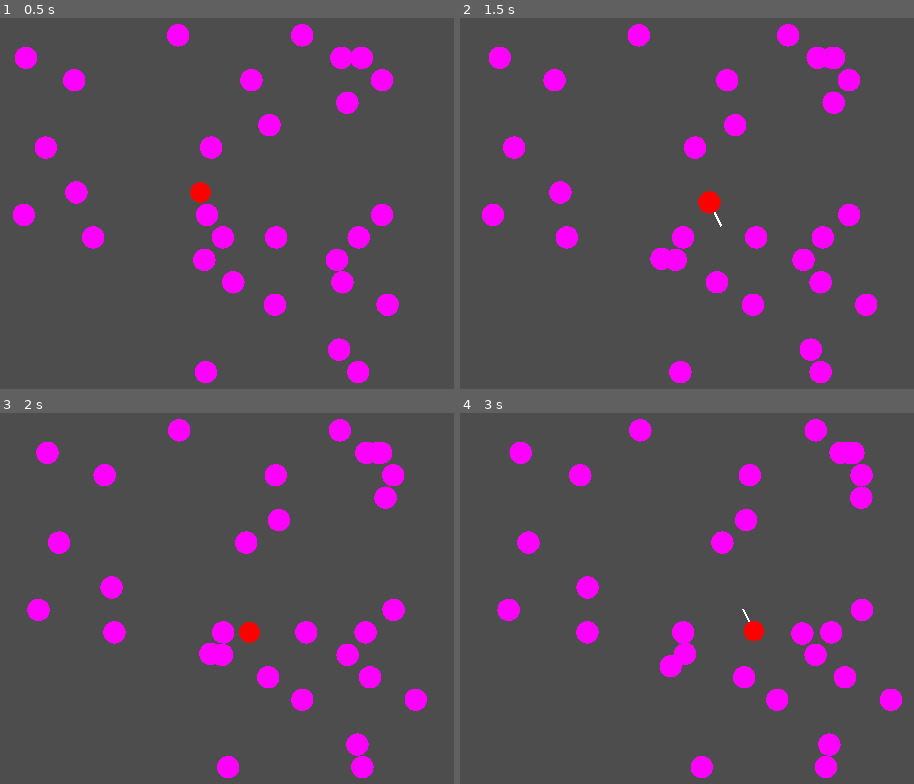
Above: before the commit, frames 1-4 (two rows, left to right).
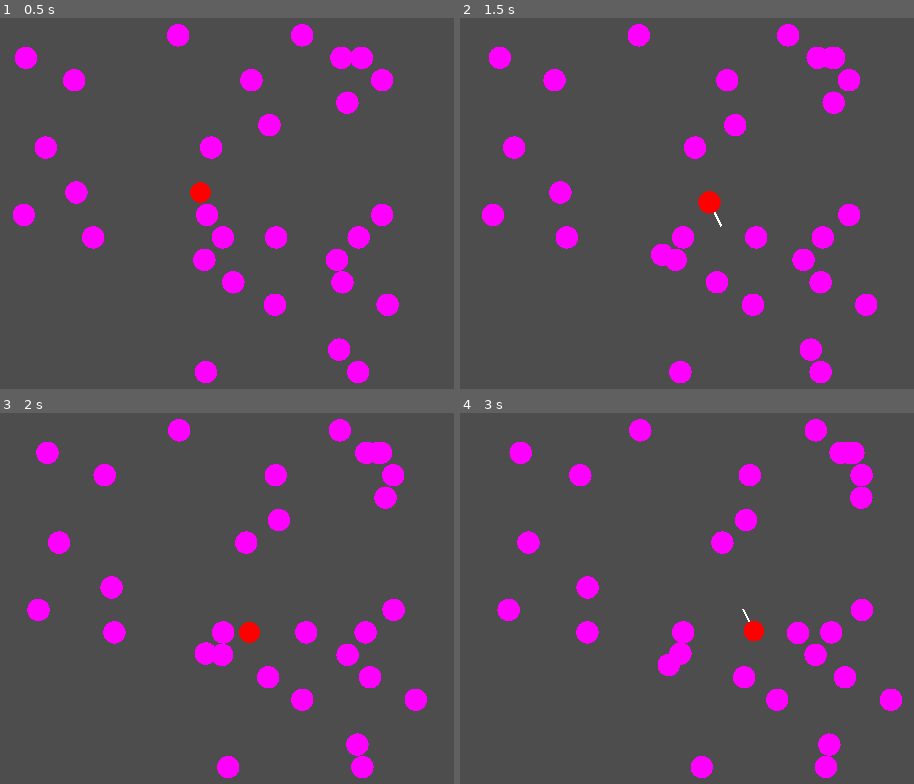
Above: after the commit, the same moments.

Repository: ralabate/cylinder-sorcerer
Game: Godot game, scene res://main.tscn
Same seed, same stepped clock (60 frames per second), same inputs: the game is played once before the commit and once after it.
Inputs:
- Up to frame 1 (0.5 s): no input
- Up to frame 2 (1.5 s): hold D 0.53-1.28 s; hold J 0.53-1.28 s; hold S from 1.28 s (still down); tap J at 1.35 s
- Up to frame 3 (2 s): keep holding S
- Up to frame 4 (3 s): release S at 2.03 s; hold D 2.03-2.78 s; hold J 2.03-2.78 s; hold W from 2.78 s (still down); tap J at 2.85 s

Frame 1 is identical in both runs. In frame 2, less than 0.1% of the frame differs, in the area x 41-47%, y 60-68%; in frame 3, less than 0.1%; in frame 4, 0.3%, in the area x 43-78%, y 56-72%.

Commit message:
variable death animation, truncate when hp=0

Diff:
--- a/cylinder-sorcerer/main.gd
+++ b/cylinder-sorcerer/main.gd
@@ -15,7 +15,7 @@
 const BADDIE_COUNT = 30
 const BADDIE_SPEED = 0.02
 const BADDIE_RADIUS = 0.5
-const BADDIE_HURT_FRAMES = 6
+const BADDIE_HURT_FRAMES = 12
 const BADDIE_HP = 3
 
 const WRAP_X = 8
@@ -175,10 +175,6 @@
 
 	for i in BADDIE_COUNT:
 		var b = baddie_list[i]
-
-		if b.hp == 0:
-			continue
-
 		b.hurt_frame += 1
 
 		if b.hurt_frame > BADDIE_HURT_FRAMES && is_overlapping(b.pos, b.radius, sword_debug.global_transform.origin, PLAYER_SWORD_DEBUG_SPHERE_SIZE) && sword_frame < PLAYER_SWORD_FRAMES:
@@ -187,46 +183,44 @@
 			b.knockback_dir.x = b.pos.x - player.pos.x
 			b.knockback_dir.z = b.pos.z - player.pos.z
 			b.knockback_dir - b.knockback_dir.normalized()
-
-		match b.hurt_frame:
-			1:
-				b.mesh_instance.get_active_material(0).albedo_color = Color.WHITE
-				b.mesh_instance.scale = Vector3(1.5, 1.5, 1.5)
-				b.pos += b.knockback_dir * 0.25
-			2:
-				b.mesh_instance.get_active_material(0).albedo_color = Color.BLACK
-				b.mesh_instance.scale = Vector3(1.3, 1.3, 1.3)
-				b.pos += b.knockback_dir * 0.22
-			3:
-				b.mesh_instance.get_active_material(0).albedo_color = Color.BLACK
-				b.mesh_instance.scale = Vector3(1.2, 1.2, 1.2)
-				b.pos += b.knockback_dir * 0.20
-			4:
-				b.mesh_instance.get_active_material(0).albedo_color = Color.WHITE
-				b.mesh_instance.scale = Vector3(1.1, 1.1, 1.1)
-				b.pos += b.knockback_dir * 0.10
-			5:
-				b.mesh_instance.get_active_material(0).albedo_color = Color.WHITE
-				b.mesh_instance.scale = Vector3(1.1, 1.1, 1.1)
-				b.pos += b.knockback_dir * 0.05
-			_ when b.hurt_frame < BADDIE_HURT_FRAMES:
-				b.mesh_instance.get_active_material(0).albedo_color = Color.WHITE
-				b.mesh_instance.scale = Vector3(1, 1, 1)
-			_ when b.hurt_frame == BADDIE_HURT_FRAMES:
-				b.mesh_instance.get_active_material(0).albedo_color = Color.MAGENTA
-				b.mesh_instance.scale = Vector3(1, 1, 1)
-				b.hp -= 1
-				if b.hp == 0:
-					b.mesh_instance.hide()
-					sword_frame = PLAYER_SWORD_FRAMES
-
-		# DEBUG
-		# DEBUG
-		# DEBUG
-		b.mesh_instance.get_active_material(0).albedo_color = Color.MAGENTA
-		# DEBUG
-		# DEBUG
-		# DEBUG
+			b.hp -= 1
+
+		if b.hurt_frame <= BADDIE_HURT_FRAMES:
+
+			match b.hurt_frame:
+				1:
+					b.mesh_instance.get_active_material(0).albedo_color = Color.MAGENTA
+					b.mesh_instance.scale = Vector3(0.7, 0.7, 0.7)
+					b.pos += b.knockback_dir * -0.20
+					b.pos.x += randf_range(-0.07, 0.07)
+					b.pos.z += randf_range(-0.07, 0.07)
+
+				2:
+					b.mesh_instance.get_active_material(0).albedo_color = Color.WHITE
+					b.mesh_instance.scale = Vector3(0.9, 0.9, 0.9)
+					b.pos += b.knockback_dir * 0.50
+					b.pos.x += randf_range(-0.03, 0.03)
+					b.pos.z += randf_range(-0.03, 0.03)
+				3:
+					b.mesh_instance.get_active_material(0).albedo_color = Color.WHITE
+					b.mesh_instance.scale = Vector3(1.35, 1.35, 1.35)
+					b.pos += b.knockback_dir * 0.20
+				4:
+					b.mesh_instance.get_active_material(0).albedo_color = Color.WHITE
+					b.mesh_instance.scale = Vector3(1.2, 1.2, 1.2)
+					b.pos += b.knockback_dir * 0.10
+				5:
+					b.mesh_instance.get_active_material(0).albedo_color = Color.MAGENTA
+					b.mesh_instance.scale = Vector3(1.1, 1.1, 1.1)
+					b.pos += b.knockback_dir * 0.05
+				_ when b.hurt_frame < BADDIE_HURT_FRAMES:
+					b.mesh_instance.get_active_material(0).albedo_color = Color.MAGENTA
+					b.mesh_instance.scale = Vector3(1, 1, 1)
+					b.pos += b.knockback_dir * 0.025
+					if b.hp == 0:
+						b.mesh_instance.hide()
+				_ when b.hurt_frame == BADDIE_HURT_FRAMES:
+					pass
 
 		if b.hurt_frame > BADDIE_HURT_FRAMES:
 			b.pos.x += b.seed * BADDIE_SPEED * sin(0.01 * frame + b.seed)
